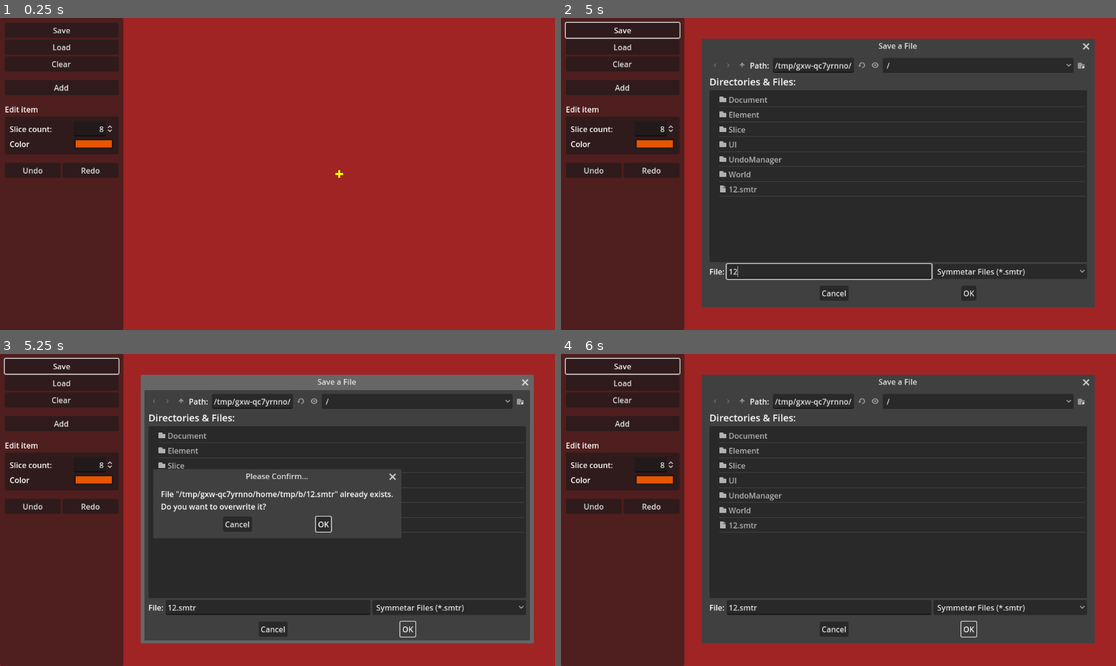
Above: before the commit, frames 1-4 (two rows, left to right).
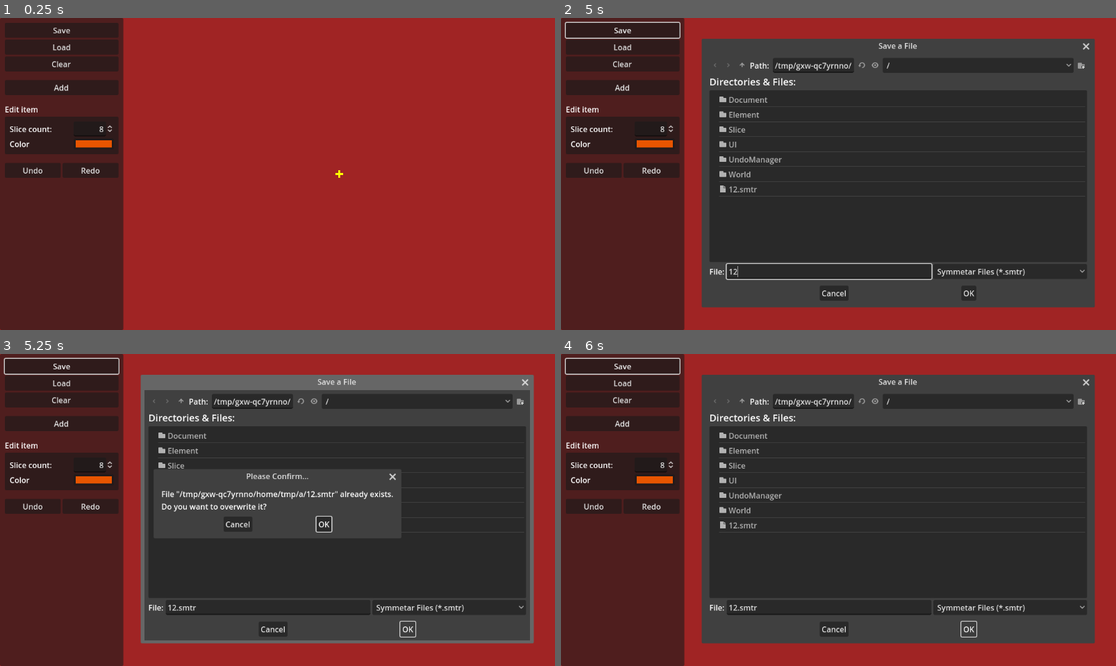
Above: after the commit, the same moments.

Repository: zoeesilcock/symmetar
Game: Godot game, scene res://Main.tscn
Same seed, same stepped clock (60 frames per second), same inputs: the game is played once before the commit and once after it.
Inputs (mouse positions are in pixels of both pictures, inside the frame that each line leads up to):
- Up to frame 1 (0.25 s): no input
- Up to frame 2 (5 s): click "Add" at 0.5 s; click "Clear" at 1.25 s; click "Undo" at 2 s; click "Redo" at 2.75 s; click "Save" at 3.5 s; click (827, 270) at 4.27 s; type "12" at 4.35 s
- Up to frame 3 (5.25 s): click "OK" at 5 s
- Up to frame 4 (6 s): click "OK" at 5.75 s

Frames 1-2 are identical in both runs. In frame 3, 0.7% of the frame differs, in the area x 29-71%, y 38-58%; in frame 4, nothing differs.

Commit message:
Fix a narrowing conversion warning

Diff:
--- a/UI/UI.gd
+++ b/UI/UI.gd
@@ -53,7 +53,7 @@
 func _on_add_button_pressed():
 	var element_state = ElementState.new(
 		200.0,
-		slice_count_input.value,
+		slice_count_input.value as int,
 		0.0,
 		Vector2(200, 0),
 		slice_color_input.color
